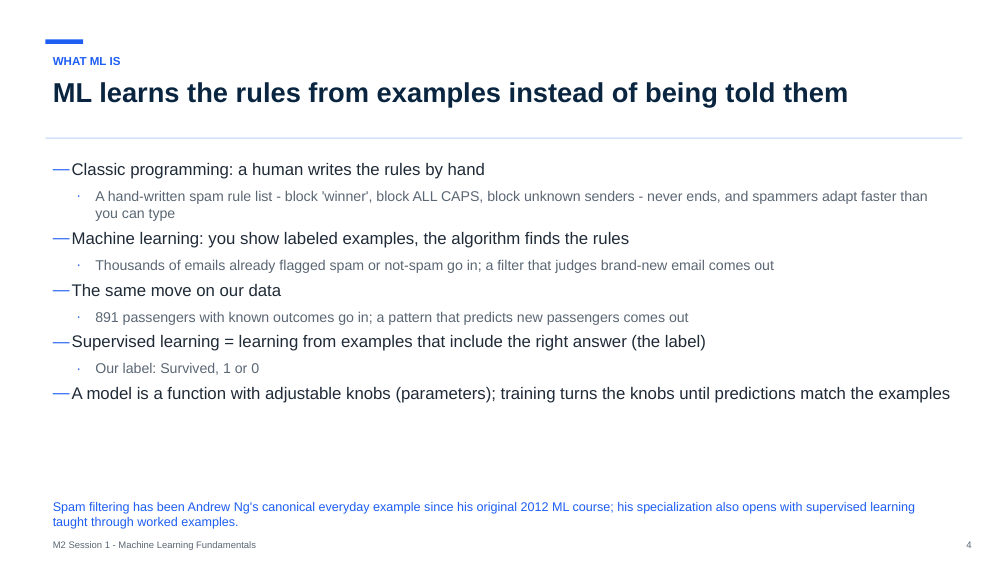
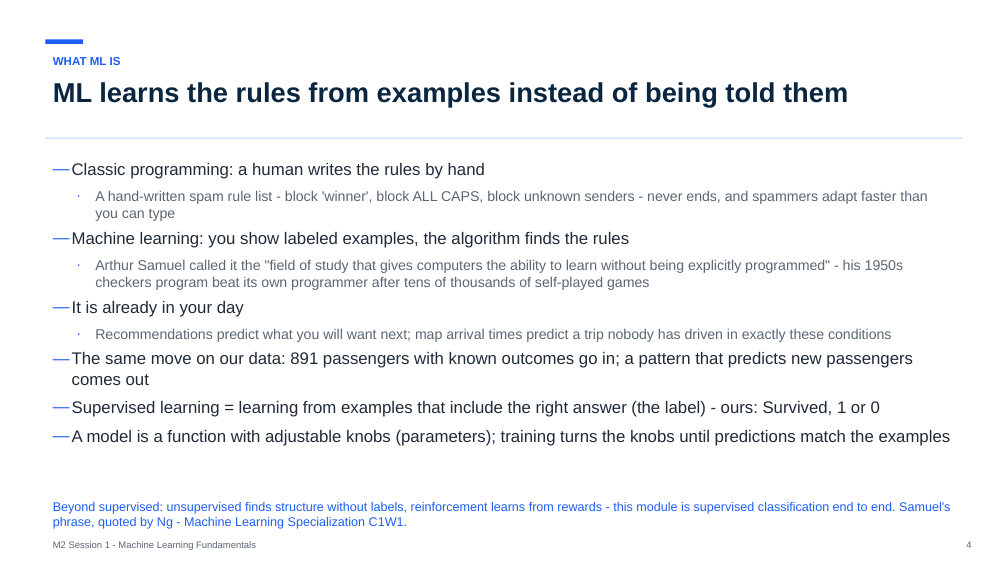
Before and after one commit to koenossendrijver/fontys-tech-exercises, a slide deck: slide 4 of presentations/m2-session-1-machine-learning-fundamentals.pptx. Drawn at 1008x567 pixels with LibreOffice and Linux fonts; fonts in the diff are those of the drawing. Boxes give left, top, right and bottom in pixels: in the first picture for what was removed or moved away, otherwise in the second. Text is boxed around its words. In the diff, an @@ line names an element or a change of style, - is before the commit and + after.

```diff
--- a/presentations/m2-session-1-machine-learning-fundamentals.pptx
+++ b/presentations/m2-session-1-machine-learning-fundamentals.pptx
@@ text at bbox=[72, 259, 913, 417]: text changed @@
-  · Thousands of emails already flagged spam or not-spam go in; a filter that judges brand-new email comes out
-— The same move on our data
-  · 891 passengers with known outcomes go in; a pattern that predicts new passengers comes out
-— Supervised learning = learning from examples that include the right answer (the label)
-  · Our label: Survived, 1 or 0
+  · Arthur Samuel called it the "field of study that gives computers the ability to learn without being explicitly programmed" - his 1950s checkers program beat its own programmer after tens of thousands of self-played games
+— It is already in your day
+  · Recommendations predict what you will want next; map arrival times predict a trip nobody has driven in exactly these conditions
+— The same move on our data: 891 passengers with known outcomes go in; a pattern that predicts new passengers comes out
+— Supervised learning = learning from examples that include the right answer (the label) - ours: Survived, 1 or 0
@@ text at bbox=[53, 502, 950, 529]: text changed @@
-Spam filtering has been Andrew Ng's canonical everyday example since his original 2012 ML course; his specialization also opens with supervised learning taught through worked examples.
+Beyond supervised: unsupervised finds structure without labels, reinforcement learns from rewards - this module is supervised classification end to end. Samuel's phrase, quoted by Ng - Machine Learning Specialization C1W1.
```
Also in this commit, not shown: 9 other slides changed, 3 slides added, 3 slides removed, 8 other files.
